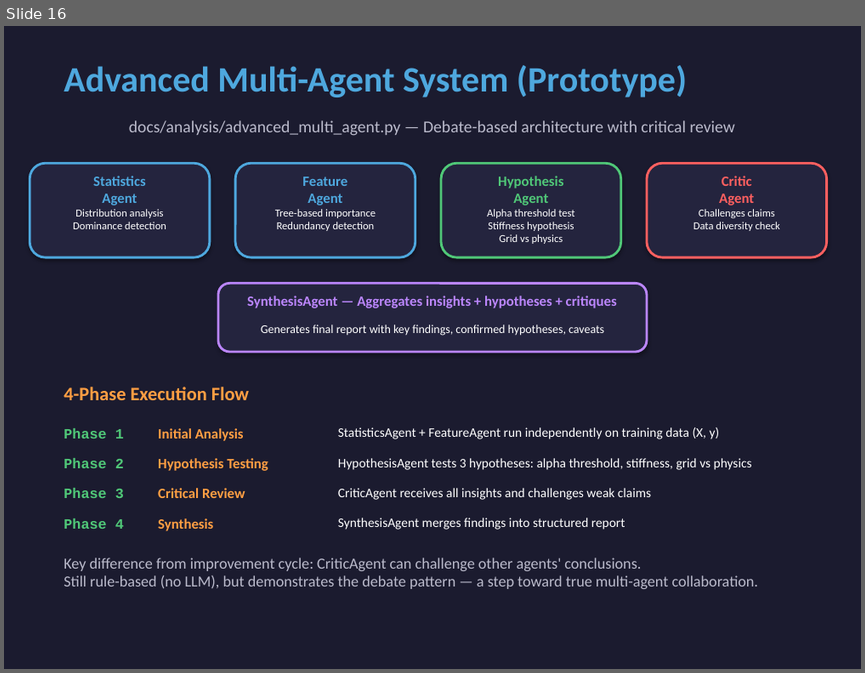
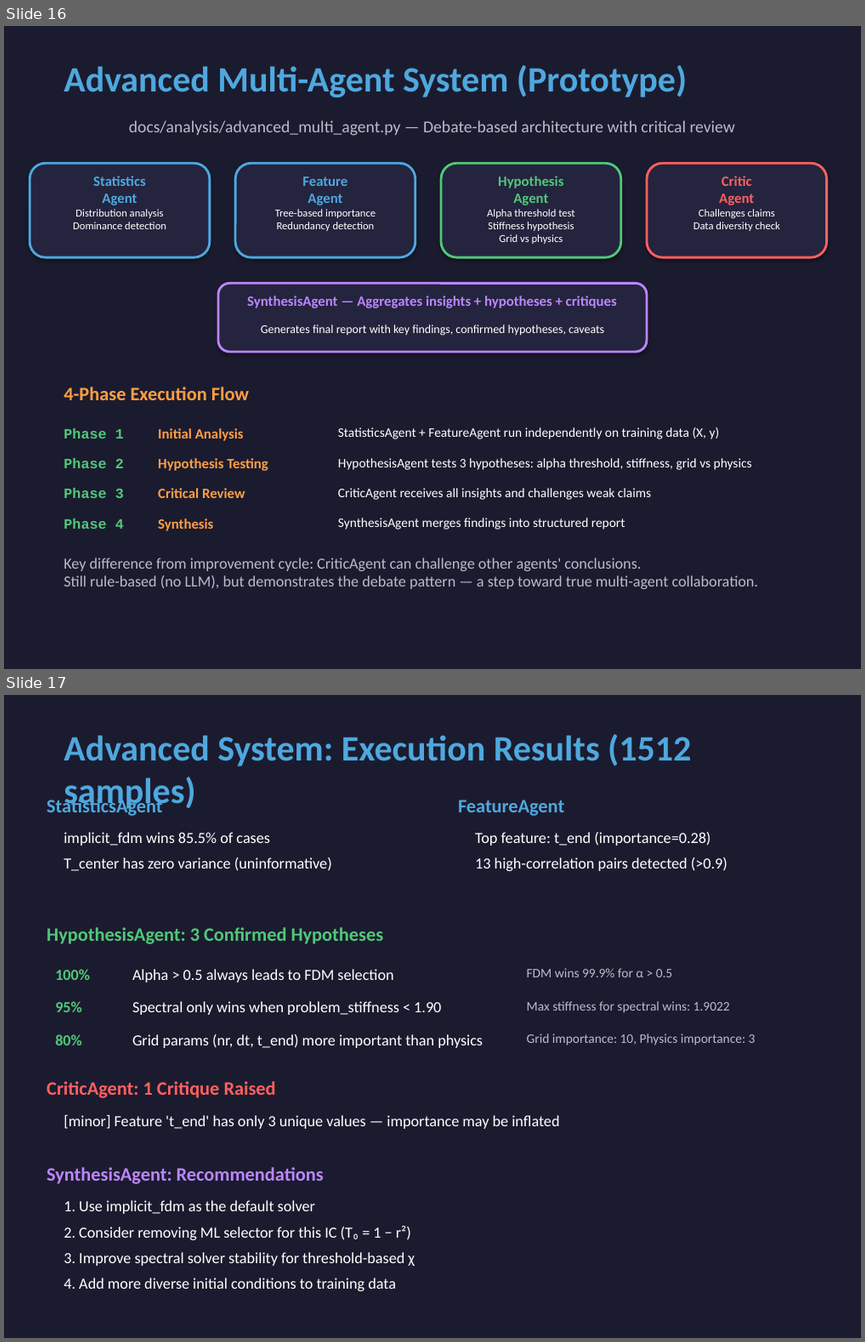
Before and after one commit to k-yoshimi/fusion-heat-transport-ai, a slide deck: docs/improvement_cycle_slides.pptx. Shown one above the other, each under a label of ours: slide 16 before the commit, slides 16 and 17 after it. The pictures are 865x673 and 865x1342 pixels, drawn with LibreOffice and Linux fonts; fonts in the diff are those of the drawing. Boxes give left, top, right and bottom in pixels: in the first picture for what was removed or moved away, otherwise in the second. Text is boxed around its words. In the diff, an @@ line names an element or a change of style, - is before the commit and + after.

```diff
--- a/docs/improvement_cycle_slides.pptx
+++ b/docs/improvement_cycle_slides.pptx
@@ slide 17 added at <box>4,695,861,1338</box>, background #1B1B2F @@
@@ text added at <box>64,734,691,812</box>, 30 pt, text #4EA8DE, bold @@
+Advanced System: Execution Results (1512 samples)
@@ text added at <box>46,796,163,816</box>, 16 pt, text #4EA8DE, bold @@
+StatisticsAgent
@@ text added at <box>458,800,564,816</box>, 16 pt, text #4EA8DE, bold @@
+FeatureAgent
@@ text added at <box>64,832,332,871</box>, 13 pt, text #FFFFFF @@
+implicit_fdm wins 85.5% of cases
+T_center has zero variance (uninformative)
@@ text added at <box>475,832,727,871</box>, 13 pt, text #FFFFFF @@
+Top feature: t_end (importance=0.28)
+13 high-correlation pairs detected (>0.9)
@@ text added at <box>46,927,384,944</box>, 16 pt, text #50C878, bold @@
+HypothesisAgent: 3 Confirmed Hypotheses
@@ text added at <box>55,969,90,980</box>, 13 pt, text #50C878, bold @@
+100%
@@ text added at <box>132,969,393,982</box>, 13 pt, text #FFFFFF @@
+Alpha > 0.5 always leads to FDM selection
@@ text added at <box>527,968,672,977</box>, 11 pt, text #BBBBCC @@
+FDM wins 99.9% for α > 0.5
@@ text added at <box>55,1001,82,1012</box>, 13 pt, text #50C878, bold @@
+95%
@@ text added at <box>132,1001,441,1015</box>, 13 pt, text #FFFFFF @@
+Spectral only wins when problem_stiffness < 1.90
@@ text added at <box>527,1001,730,1013</box>, 11 pt, text #BBBBCC @@
+Max stiffness for spectral wins: 1.9022
@@ text added at <box>55,1034,82,1045</box>, 13 pt, text #50C878, bold @@
+80%
@@ text added at <box>132,1034,483,1048</box>, 13 pt, text #FFFFFF @@
+Grid params (nr, dt, t_end) more important than physics
@@ text added at <box>527,1033,755,1045</box>, 11 pt, text #BBBBCC @@
+Grid importance: 10, Physics importance: 3
@@ text added at <box>46,1081,276,1098</box>, 16 pt, text #FF6060, bold @@
+CriticAgent: 1 Critique Raised
@@ text added at <box>64,1115,559,1129</box>, 13 pt, text #FFFFFF @@
+[minor] Feature 't_end' has only 3 unique values — importance may be inflated
@@ text added at <box>46,1167,324,1184</box>, 16 pt, text #BB86FC, bold @@
+SynthesisAgent: Recommendations
@@ text added at <box>64,1200,415,1291</box>, 13 pt, text #FFFFFF @@
+1. Use implicit_fdm as the default solver
+2. Consider removing ML selector for this IC (T₀ = 1 − r²)
+3. Improve spectral solver stability for threshold-based χ
+4. Add more diverse initial conditions to training data
```
Also in this commit, not shown: 1 slide changed, 2 other slides added, 1 slide removed, 2 other files.
